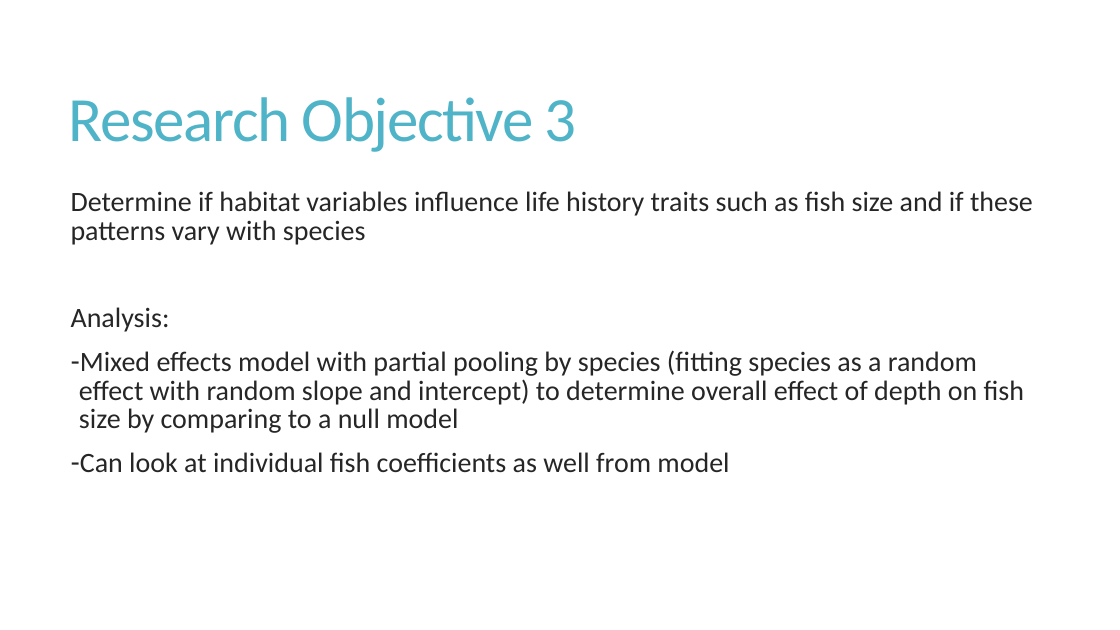
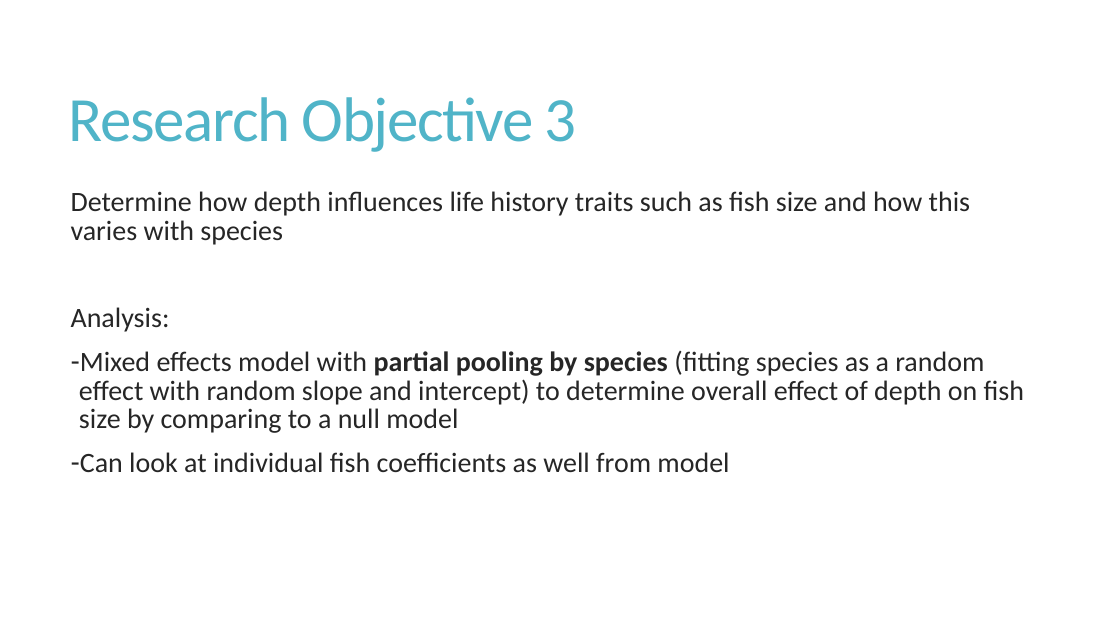
Before and after one commit to fionatfrancis/HiLo-Fish, a slide deck: slide 12 of HiLoAnalysisUpdate.pptx. Drawn at 1120x630 pixels with LibreOffice and Linux fonts; fonts in the diff are those of the drawing. Boxes give left, top, right and bottom in pixels: in the first picture for what was removed or moved away, otherwise in the second. Text is boxed around its words. In the diff, an @@ line names an element or a change of style, - is before the commit and + after.

```diff
--- a/HiLoAnalysisUpdate.pptx
+++ b/HiLoAnalysisUpdate.pptx
@@ text at <box>71,191,970,245</box>: text changed @@
-Determine if habitat variables influence life history traits such as fish size and if these patterns vary with species
+Determine how depth influences life history traits such as fish size and how this varies with species
@@ text at <box>79,351,1024,433</box>: bold on in "partial pooling by species" @@
```
Also in this commit, not shown: 7 other slides changed, 4 slides added, 1 slide removed, 3 other files.
